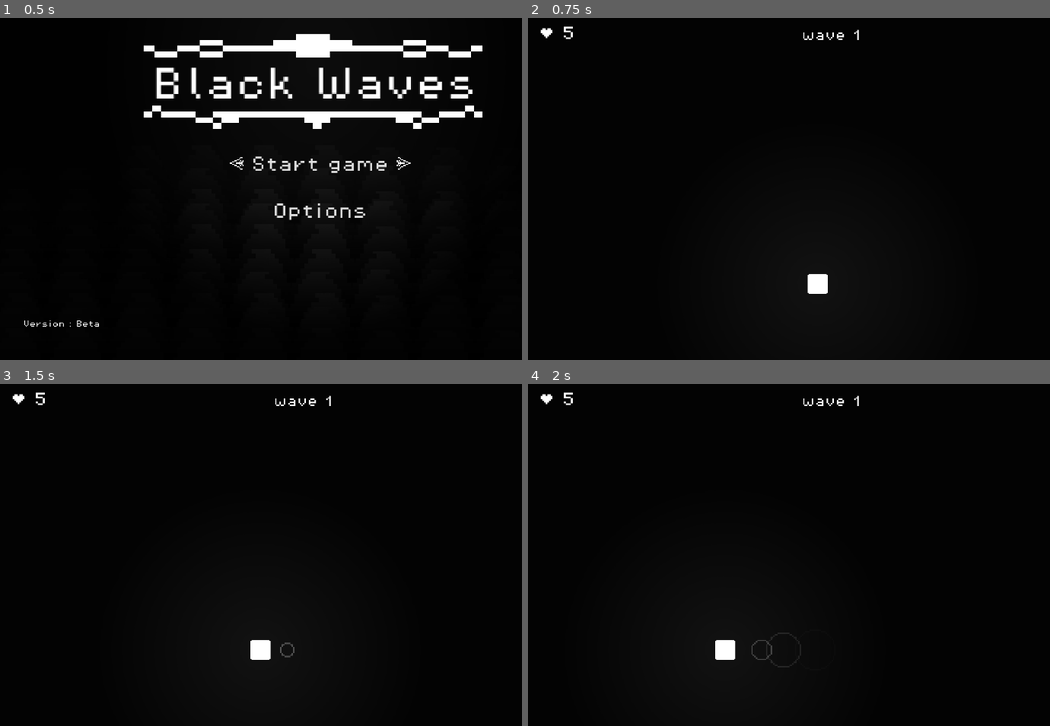
Above: before the commit, frames 1-4 (two rows, left to right).
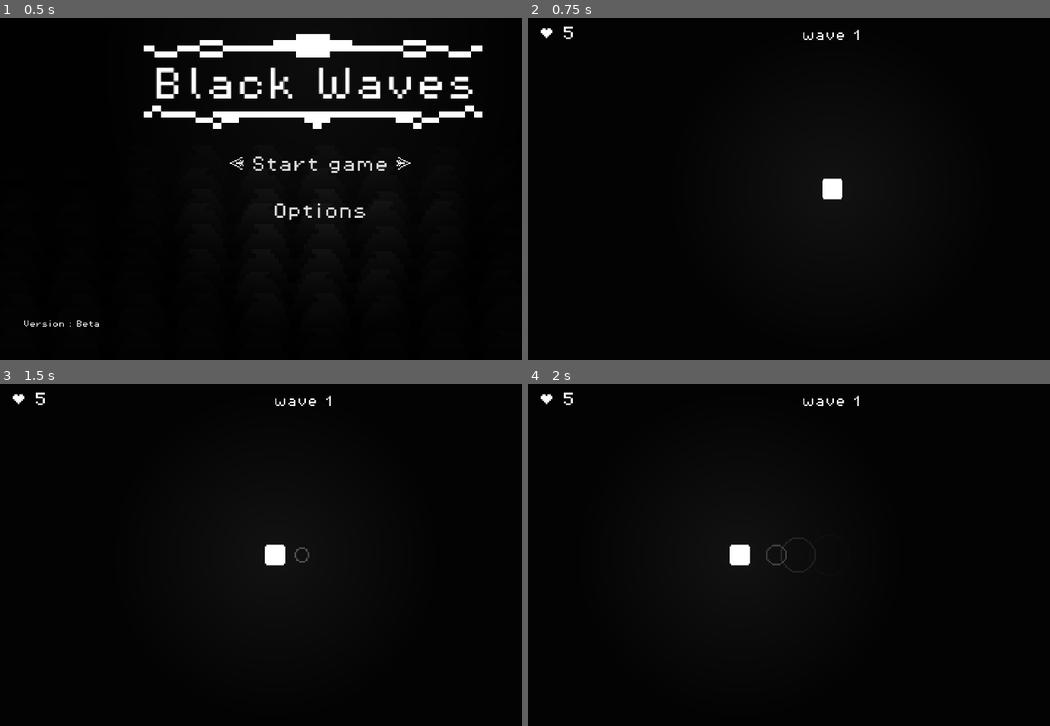
Above: after the commit, the same moments.

Repository: Cazik21/Blue_wave
Game: Godot game, scene res://scenes/tela_inicial.tscn
Same seed, same stepped clock (60 frames per second), same inputs: the game is played once before the commit and once after it.
Inputs (mouse positions are in pixels of both pictures, inside the frame that each line leads up to):
- Up to frame 1 (0.5 s): no input
- Up to frame 2 (0.75 s): click "Start game" at 0.5 s
- Up to frame 3 (1.5 s): tap Enter at 1.25 s; move the mouse to (438, 537) at 1.27 s; hold A (A) from 1.28 s (still down)
- Up to frame 4 (2 s): keep holding A (A); tap D (D) at 1.55 s

Frame 1 is identical in both runs. In frame 2, 0.5% of the frame differs, in the area x 53-61%, y 46-81%; in frame 3, 0.5%; in frame 4, 0.7%, in the area x 35-56%, y 44-83%.

Commit message:
aaaa aaaaa AAAA

Diff:
--- a/scenes/player.tscn
+++ b/scenes/player.tscn
@@ -6,6 +6,7 @@
 [ext_resource type="Texture2D" uid="uid://r8g54jdsx34l" path="res://assets/player1.png" id="3_qhqgy"]
 [ext_resource type="PackedScene" uid="uid://ddojtmgtopup3" path="res://prefabs/miniwaves.tscn" id="3_qlg0r"]
 [ext_resource type="AudioStream" uid="uid://bvfugypp5rpwq" path="res://assets/tap.wav" id="6_tuyoq"]
+[ext_resource type="AudioStream" uid="uid://dt1g0mp28o2kv" path="res://assets/powerUp.wav" id="7_fjrip"]
 
 [sub_resource type="SpriteFrames" id="SpriteFrames_g2els"]
 animations = [{
@@ -54,4 +55,8 @@
 [node name="AudioStreamPlayer2D" type="AudioStreamPlayer2D" parent="."]
 stream = ExtResource("6_tuyoq")
 
+[node name="AudioStreamPlayer2D2" type="AudioStreamPlayer2D" parent="."]
+stream = ExtResource("7_fjrip")
+volume_db = -4.0
+
 [connection signal="body_entered" from="hurtbox" to="." method="_on_hurtbox_body_entered"]
--- a/scenes/world.tscn
+++ b/scenes/world.tscn
@@ -21,7 +21,7 @@
 color = Color(0.21376224, 0.21376224, 0.21376224, 1)
 
 [node name="Player" parent="." instance=ExtResource("1_nnsk1")]
-position = Vector2(198, 182)
+position = Vector2(208, 117)
 
 [node name="spawn_timer" type="Timer" parent="."]
 wait_time = 2.6
--- a/scripts/player.gd
+++ b/scripts/player.gd
@@ -3,6 +3,8 @@
 @onready var anim: AnimatedSprite2D = $AnimatedSprite2D
 @onready var audio: AudioStreamPlayer2D = $AudioStreamPlayer2D
 @onready var point_light_2d: PointLight2D = $PointLight2D
+@onready var audio2: AudioStreamPlayer2D = $AudioStreamPlayer2D2
+@onready var collision: CollisionShape2D = $CollisionShape2D
 
 @export var bullet_scene : PackedScene
 @export var waves_scene : PackedScene
@@ -33,32 +35,31 @@
 
 
 func move() -> void:
-	var direction_vector = Vector2(
-		Input.get_action_strength("D") - Input.get_action_strength("A"),
-		Input.get_action_strength("S") - Input.get_action_strength("W")
-	).normalized()
+	if Messenger.player_lifes > 0:
+		var direction_vector = Vector2(
+			Input.get_action_strength("D") - Input.get_action_strength("A"),
+			Input.get_action_strength("S") - Input.get_action_strength("W")
+		).normalized()
 
-	velocity = direction_vector * speed
-	move_and_slide()
-	if Vector2(Input.get_action_strength("D") - Input.get_action_strength("A"),Input.get_action_strength("S") - Input.get_action_strength("W")) > Vector2.ZERO:
-		walking = true
-		#audio.play()
-	elif Vector2(Input.get_action_strength("D") - Input.get_action_strength("A"),Input.get_action_strength("S") - Input.get_action_strength("W")) < Vector2.ZERO:
-		walking = true
-		#audio.play()
-	else:
-		walking = false
-		#audio.stop()
+		velocity = direction_vector * speed
+		move_and_slide()
+		if Vector2(Input.get_action_strength("D") - Input.get_action_strength("A"),Input.get_action_strength("S") - Input.get_action_strength("W")) > Vector2.ZERO:
+			walking = true
+		elif Vector2(Input.get_action_strength("D") - Input.get_action_strength("A"),Input.get_action_strength("S") - Input.get_action_strength("W")) < Vector2.ZERO:
+			walking = true
+		else:
+			walking = false
 
 func shoot():
-	can_shoot = false
-	audio.play()
-	var bullet_instance = bullet_scene.instantiate()
-	get_tree().current_scene.add_child(bullet_instance)
-	bullet_instance.global_position = global_position
+	if Messenger.player_lifes > 0:
+		can_shoot = false
+		audio.play()
+		var bullet_instance = bullet_scene.instantiate()
+		get_tree().current_scene.add_child(bullet_instance)
+		bullet_instance.global_position = global_position
 
-	await get_tree().create_timer(shoot_colldown).timeout
-	can_shoot = true
+		await get_tree().create_timer(shoot_colldown).timeout
+		can_shoot = true
 
 func create_miniwaves():
 	if can_instantiate_waves and walking:
@@ -79,6 +80,7 @@
 	if body.is_in_group("enemies"):
 		hit_flash()
 		Messenger.player_lifes -= 1
+		audio2.play()
 	if Messenger.player_lifes <= 0:
 		Messenger.player_lifes = 5
 		Messenger.wave = 1
@@ -88,7 +90,12 @@
 func dano_player():
 	hit_flash()
 	Messenger.player_lifes -= 1
+	audio2.play()
 	if Messenger.player_lifes <= 0:
+		Engine.time_scale = 0.2
+		collision.queue_free()
+		await  get_tree().create_timer(0.6).timeout
+		Engine.time_scale = 1
 		Messenger.player_lifes = 5
 		Messenger.wave = 1
 		get_tree().reload_current_scene()
Not shown: 1 places in scenes/player.tscn that only renumber resources
Not shown: 1 places in scenes/tela_inicial.tscn that only renumber resources
Not shown: 1 places in scenes/world.tscn that only renumber resources
